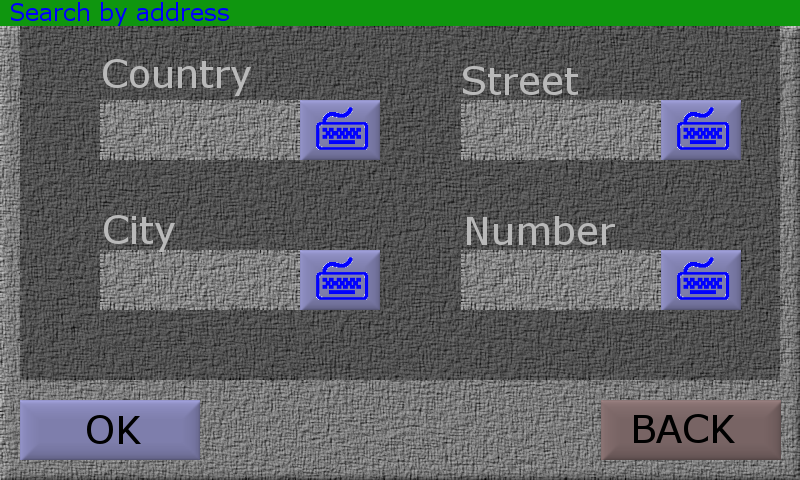
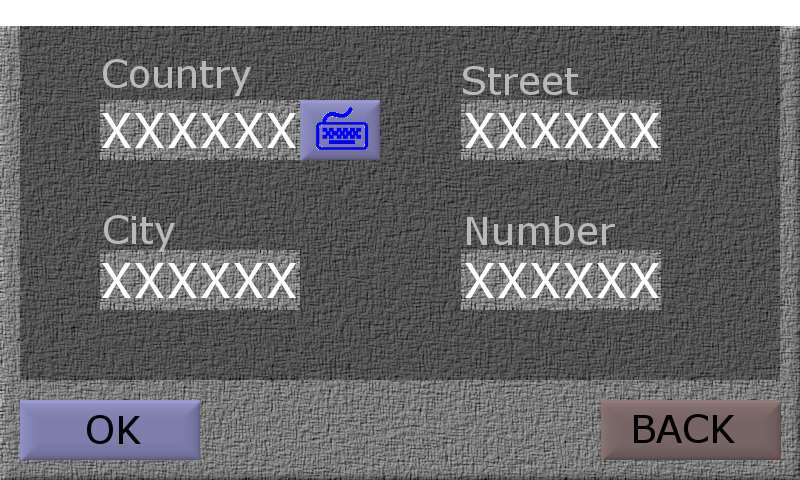
The second w=800, h=480 image is a revision of the first. Changes to its layers:
removed group "texts" (7 layers) over [left=11, top=2, right=735, bottom=310]
moved "Search by text" into group "Header", painted on it over [left=11, top=2, right=229, bottom=26]
moved "header" into group "Header", painted on it over [left=0, top=0, right=800, bottom=26]
hid group "Miscellaneous" (9 layers) over [left=0, top=0, right=800, bottom=310]
added layer "numberValue" above "streetValue" over [left=465, top=263, right=659, bottom=298]
added layer "streetValue" above "cityValue" over [left=465, top=113, right=659, bottom=148]
added layer "cityValue" above "countryValue" over [left=102, top=263, right=296, bottom=298]
added layer "countryValue" above "numberTitle" over [left=102, top=113, right=296, bottom=148]
